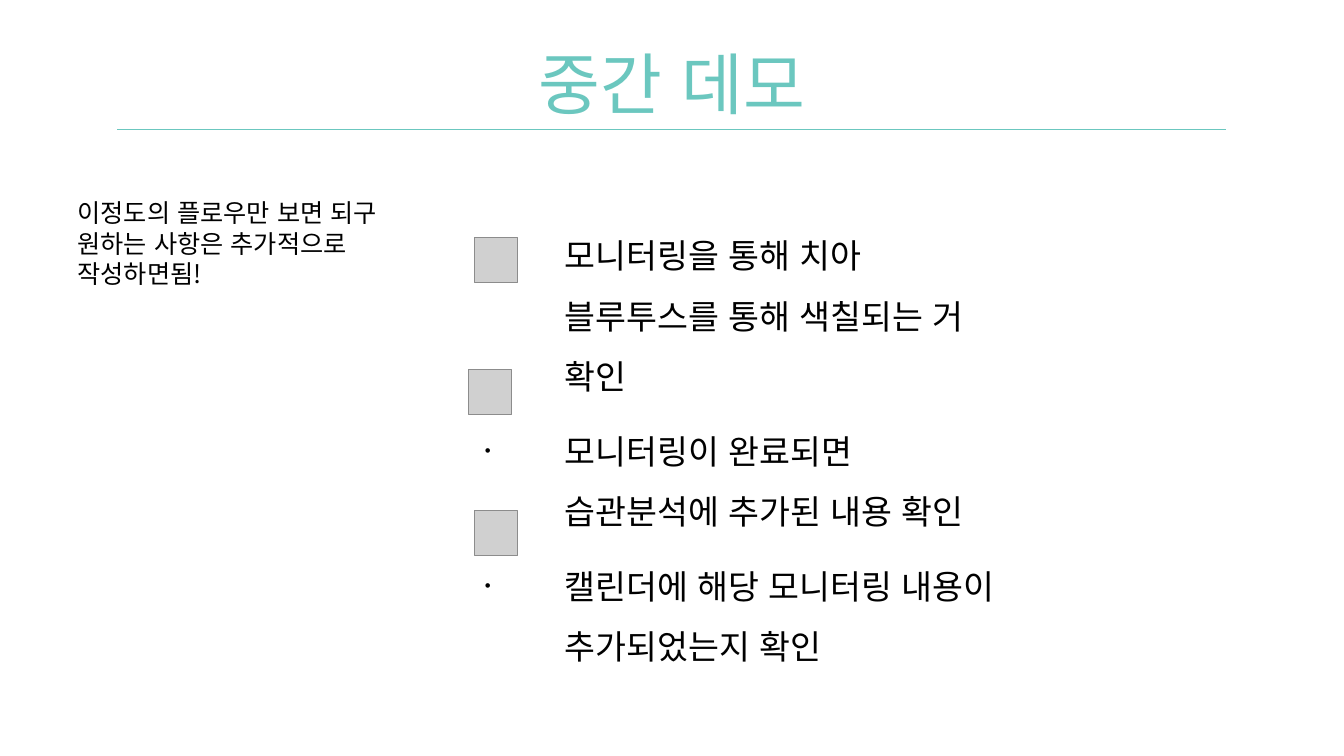
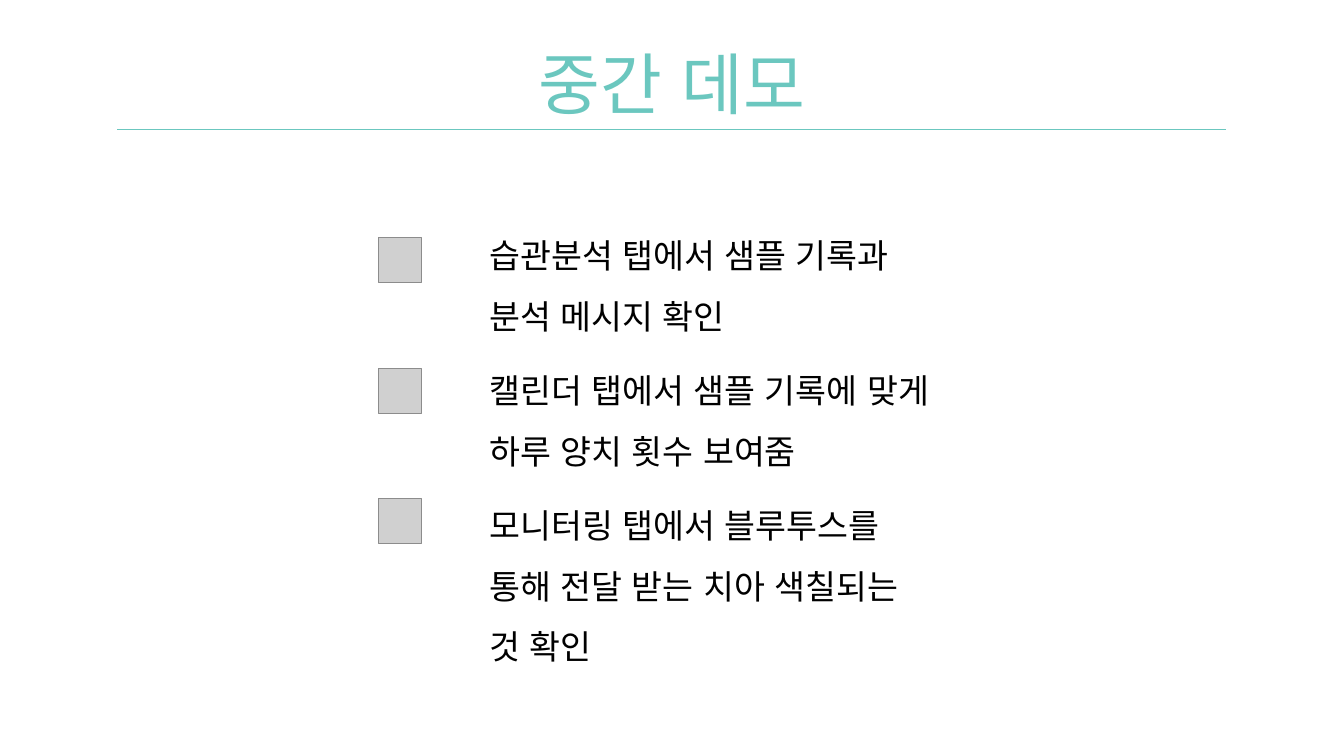
Before and after one commit to Team-Achi/Docs, a slide deck: slide 15 of PPT/캡스톤디자인_9주차_중간데모_발표자료_5조.pptx. Drawn at 1344x756 pixels with LibreOffice and Linux fonts; fonts in the diff are those of the drawing; grey boxes stand for pictures; background and template pictures are left out. Boxes give left, top, right and bottom in pixels: in the first picture for what was removed or moved away, otherwise in the second. Text is boxed around its words. In the diff, an @@ line names an element or a change of style, - is before the commit and + after.

```diff
--- a/PPT/캡스톤디자인_9주차_중간데모_발표자료_5조.pptx
+++ b/PPT/캡스톤디자인_9주차_중간데모_발표자료_5조.pptx
@@ text removed at box(77, 201, 376, 285) @@
-이정도의 플로우만 보면 되구
-원하는 사항은 추가적으로 작성하면됨!
@@ picture: place and size @@
-picture at box(475, 238, 518, 283)
+picture at box(378, 238, 421, 283)
@@ text at box(489, 240, 929, 662): text changed @@
-• 모니터링을 통해 치아 블루투스를 통해 색칠되는 거 확인
-• 모니터링이 완료되면 습관분석에 추가된 내용 확인
-• 캘린더에 해당 모니터링 내용이 추가되었는지 확인
+• 습관분석 탭에서 샘플 기록과 분석 메시지 확인
+• 캘린더 탭에서 샘플 기록에 맞게 하루 양치 횟수 보여줌
+• 모니터링 탭에서 블루투스를 통해 전달 받는 치아 색칠되는 것 확인
@@ picture: place and size @@
-picture at box(469, 370, 512, 415)
+picture at box(378, 368, 421, 413)
@@ picture: place and size @@
-picture at box(475, 511, 518, 557)
+picture at box(378, 498, 421, 543)
```
Also in this commit, not shown: 3 other slides changed.
